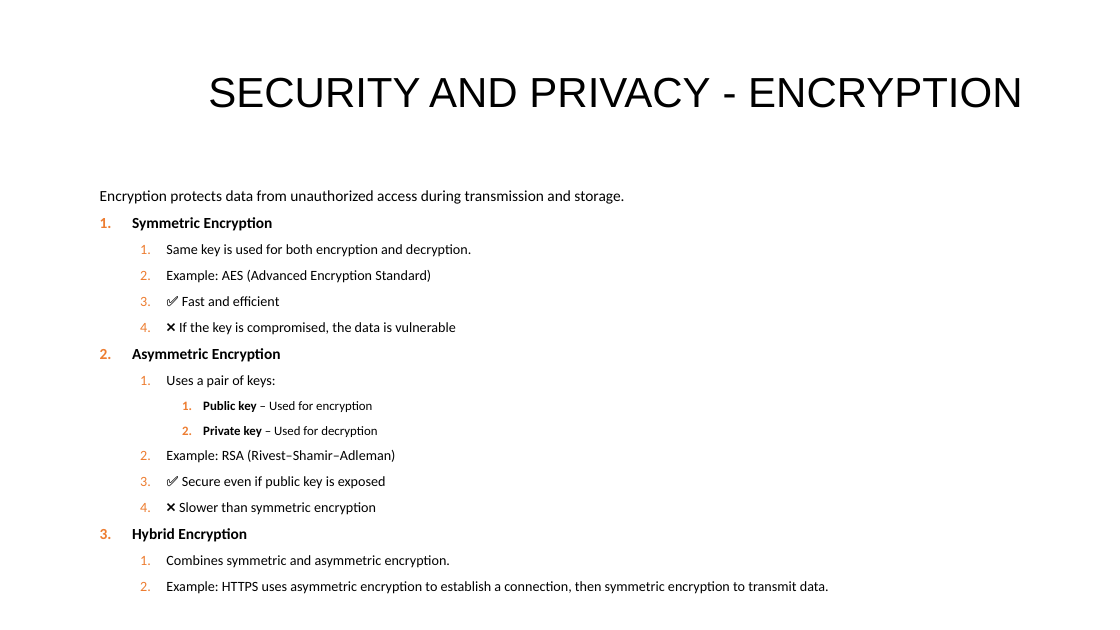
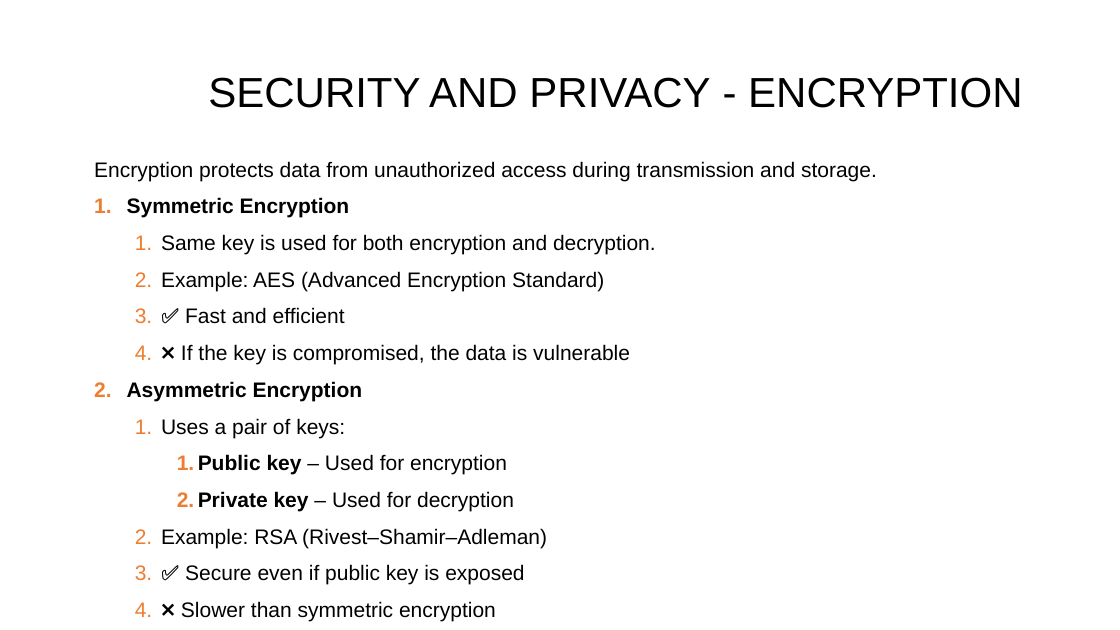
Before and after one commit to dinoDuvnjak/CTK, a slide deck: slide 8 of SHIFT4IT/security-and-privacy/security-and-privacy.pptx (slide 6 before the commit). Drawn at 1120x630 pixels with LibreOffice and Linux fonts; fonts in the diff are those of the drawing; background and template pictures are left out. Boxes give left, top, right and bottom in pixels: in the first picture for what was removed or moved away, otherwise in the second. Text is boxed around its words. In the diff, an @@ line names an element or a change of style, - is before the commit and + after.

```diff
--- a/SHIFT4IT/security-and-privacy/security-and-privacy.pptx
+++ b/SHIFT4IT/security-and-privacy/security-and-privacy.pptx
@@ text "Encryption protects data from unauthorized ...": place and size @@
-text "Encryption protects data from unauthorized ..." at bbox=[100, 190, 829, 594]
+text "Encryption protects data from unauthorized ..." at bbox=[94, 161, 877, 585]
@@ text "Encryption protects data from unauthorized ..." at bbox=[94, 161, 877, 585]: size 13.2 to 18 pt in "Encryption protects data from unauthorized access during ...", "Symmetric Encryption", "Asymmetric Encryption"; font Calibri to Arial; size 12.1 to 18 pt in "Same key is used for both encryption ...", "Example: AES (Advanced Encryption Standard)", "✅ Fast and efficient", "❌ If the key is compromised, the ..." and 4 more places; size 11 to 18 pt in "Public key – Used for encryption", "Private key – Used for decryption"; line spacing 0.7 to 0.9 @@
@@ text at bbox=[132, 528, 829, 594]: paragraphs removed @@
-3. Hybrid Encryption
-  1. Combines symmetric and asymmetric encryption.
-  2. Example: HTTPS uses asymmetric encryption to establish a connection, then symmetric encryption to transmit data.
```
Also in this commit, not shown: 7 other slides changed, 6 slides added, 2 other files.
